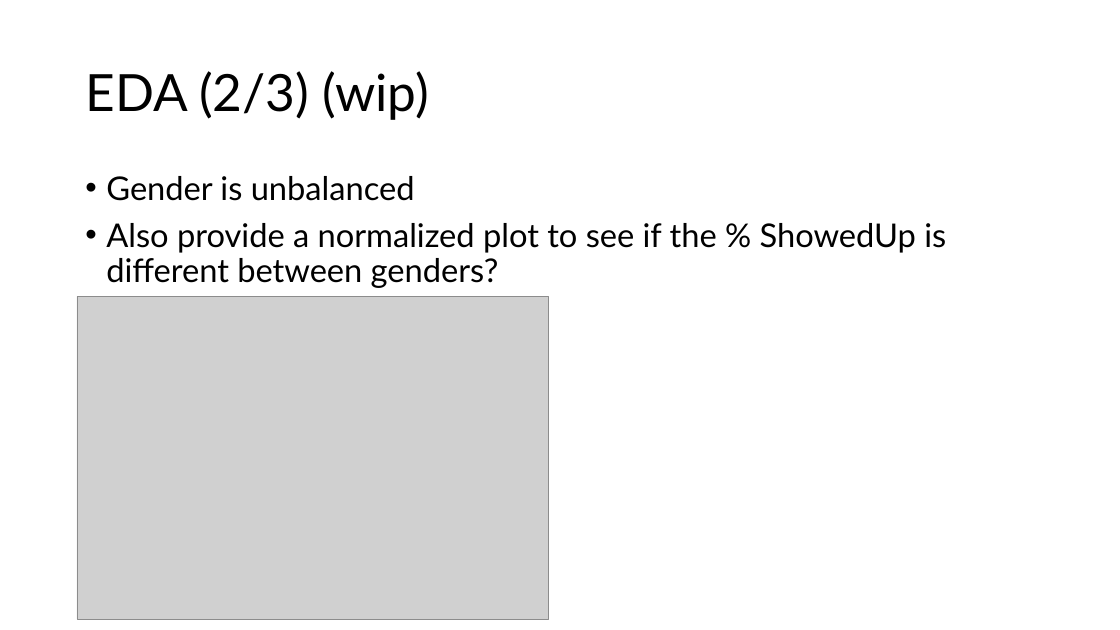
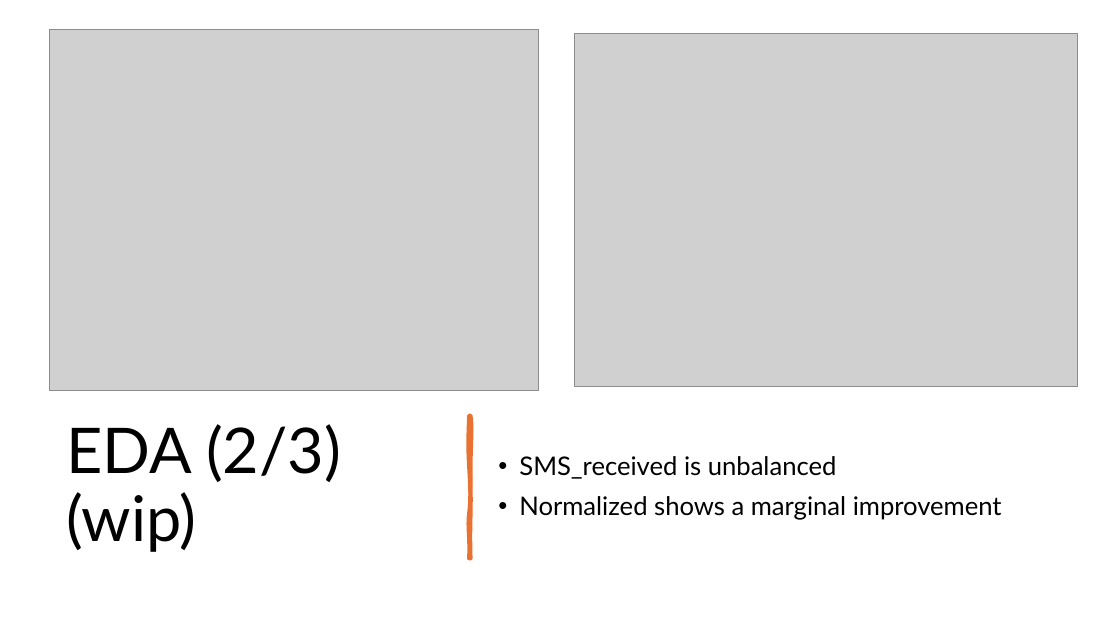
Before and after one commit to dwang0120/Hospital-No-Shows, a slide deck: slide 8 of Hospital No Shows.pptx (slide 9 before the commit). Drawn at 1120x630 pixels with LibreOffice and Linux fonts; fonts in the diff are those of the drawing; grey boxes stand for pictures. Boxes give left, top, right and bottom in pixels: in the first picture for what was removed or moved away, otherwise in the second. Text is boxed around its words. In the diff, an @@ line names an element or a change of style, - is before the commit and + after.

```diff
--- a/Hospital No Shows.pptx
+++ b/Hospital No Shows.pptx
@@ picture added at box(50, 29, 539, 390) @@
@@ picture added at box(575, 34, 1077, 386) @@
@@ picture removed at box(77, 297, 549, 619) @@
@@ title "EDA (2/3) (wip)": place and size @@
-title "EDA (2/3) (wip)" at box(85, 71, 429, 120)
+title "EDA (2/3) (wip)" at box(66, 424, 341, 552)
@@ title "EDA (2/3) (wip)" at box(66, 424, 341, 552): size 44 to 54 pt @@
@@ freeform shape added at box(469, 416, 471, 559), fill #E97132, outline #E97132 3.25 pt @@
@@ text "SMS_received is unbalanced" at box(519, 456, 1002, 520): vertical alignment top to middle @@
@@ text at box(519, 456, 1002, 520): text changed; size 28 to 22 pt @@
-• Gender is unbalanced
-• Also provide a normalized plot to see if the % ShowedUp is different between genders?
+• SMS_received is unbalanced
+• Normalized shows a marginal improvement
```
Also in this commit, not shown: 8 other slides changed, 9 slides added, 3 slides removed, 1 other file.
